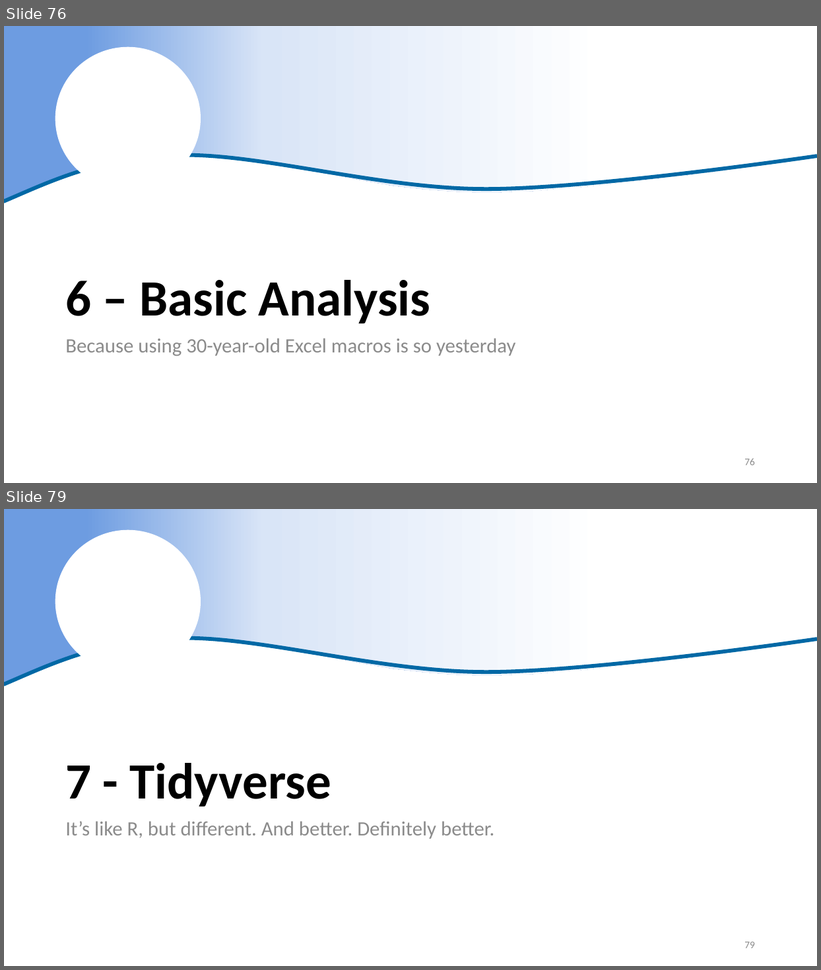
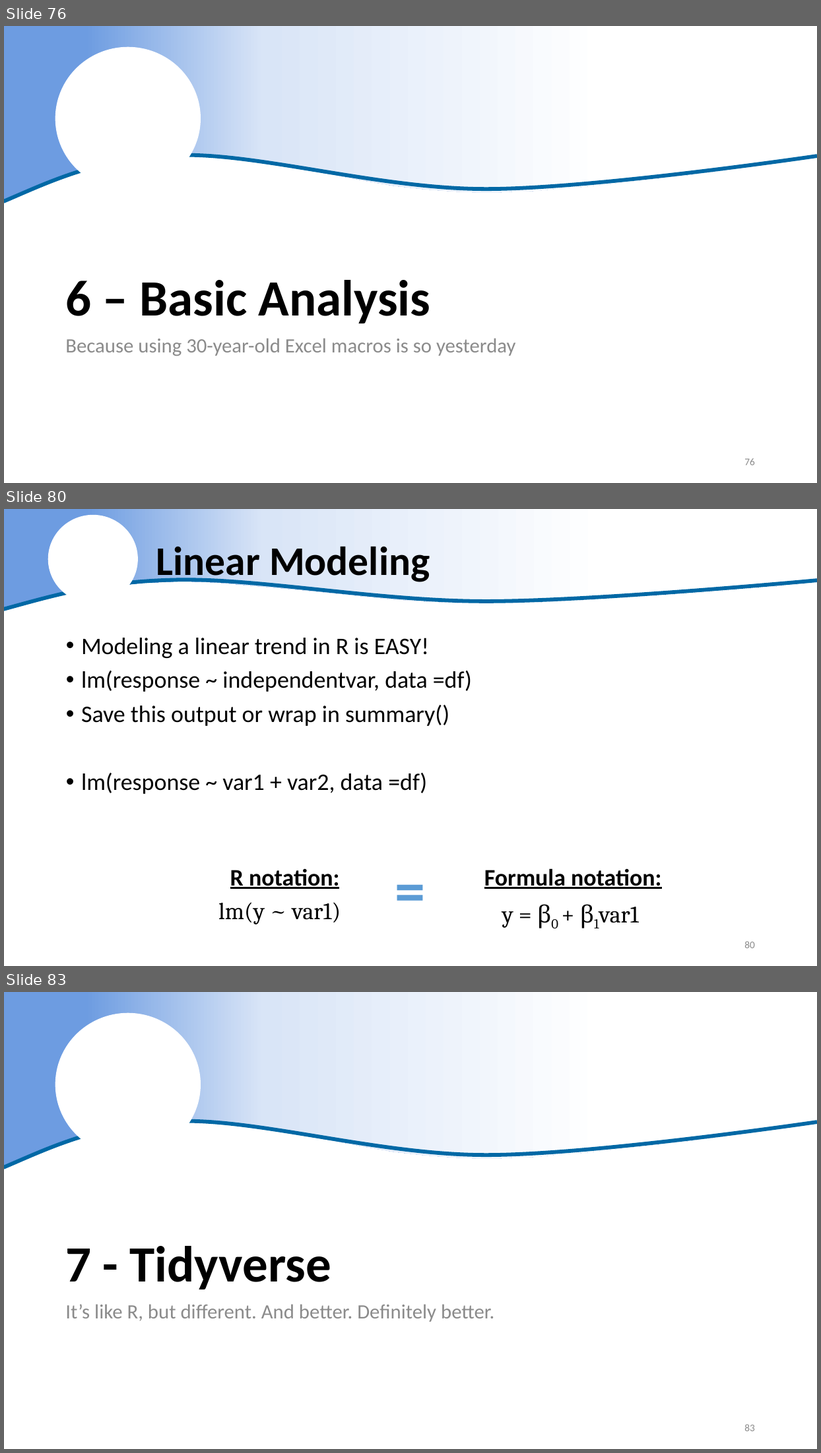
Before and after one commit to justinpriest/R_Intro_ADFG, a slide deck: The Basics of R.pptx. Shown one above the other, each under a label of ours: slides 76 and 79 before the commit, slides 76, 80 and 83 after it; the slides between them are not shown. The pictures are 821x970 and 821x1453 pixels, drawn with LibreOffice and Linux fonts; fonts in the diff are those of the drawing; background and template pictures are left out. Boxes give left, top, right and bottom in pixels: in the first picture for what was removed or moved away, otherwise in the second. Text is boxed around its words. In the diff, an @@ line names an element or a change of style, - is before the commit and + after.

```diff
--- a/The Basics of R.pptx
+++ b/The Basics of R.pptx
@@ slide 80 added at [4, 509, 817, 966], background #FFFFFF @@
@@ freeform shape added at [4, 509, 817, 609], fill gradient #6D9CE1 to #D9E5F7 to #FFFFFF @@
@@ ellipse added at [48, 515, 137, 603], fill #FFFFFF @@
@@ title added at [156, 541, 430, 585], 48 pt, text #000000, bold @@
+Linear Modeling
@@ freeform shape added at [4, 580, 817, 609], outline #DAE3F3 4.5 pt @@
@@ text added at [81, 638, 472, 794], 28 pt, text #000000 @@
+• Modeling a linear trend in R is EASY!
+• lm(response ~ independentvar, data =df)
+• Save this output or wrap in summary()
+• lm(response ~ var1 + var2, data =df)
@@ text added at [348, 863, 474, 933], 72 pt, text #5B9BD5, bold @@
+=
@@ text added at [218, 869, 341, 925], 28 pt, text #000000, bold, underline @@
+R notation:
+lm(y ~ var1)
@@ text added at [484, 869, 661, 928], 28 pt, text #000000, bold, underline @@
+Formula notation:
+y = β0 + β1var1
@@ page number added at [745, 941, 755, 949], 12 pt, text #8C8C8C @@
+80
@@ what was slide 79 is now slide 83 @@
@@ page number at [745, 1424, 755, 1432]: text changed @@
-79
+83
```
Also in this commit, not shown: 1 slide changed, 4 other slides added, 1 slide removed, 1 other file.
